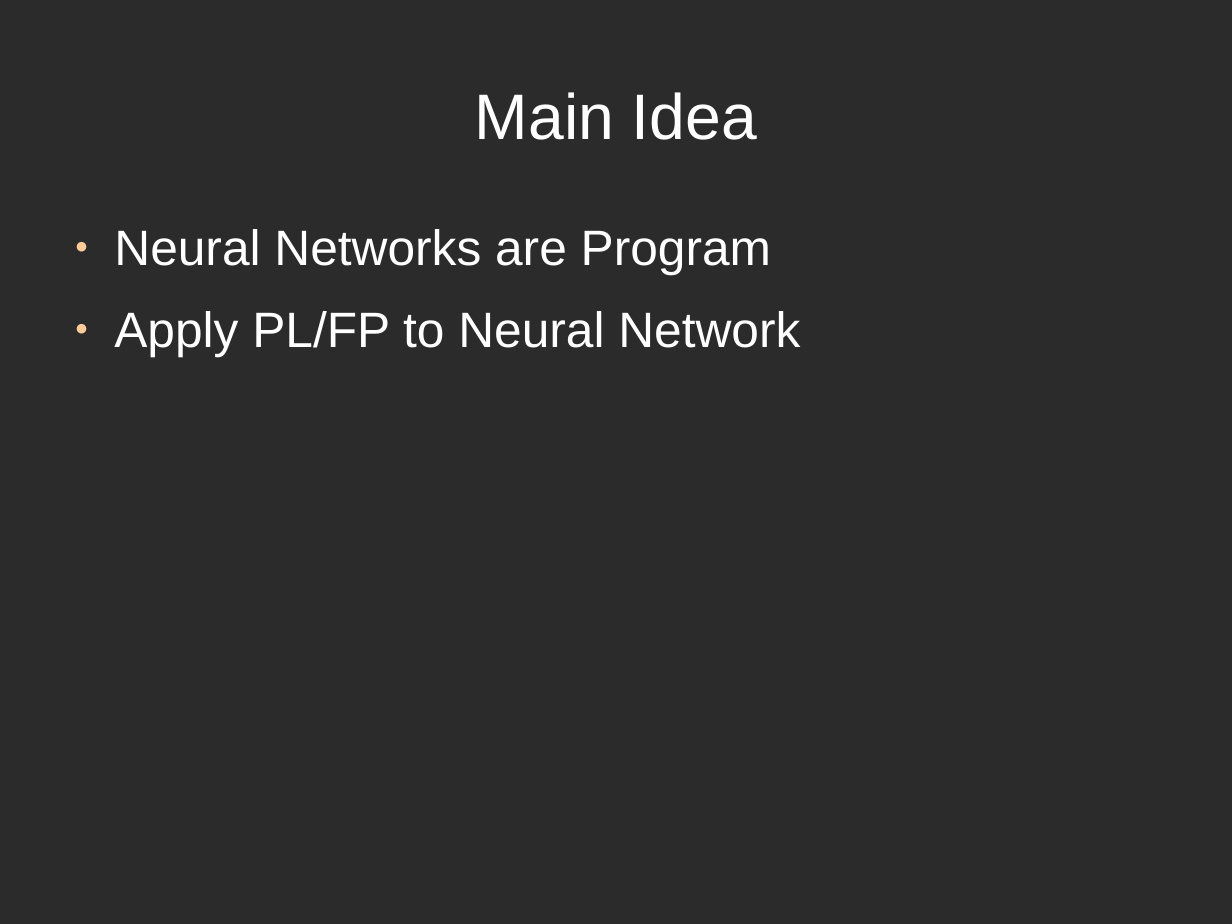
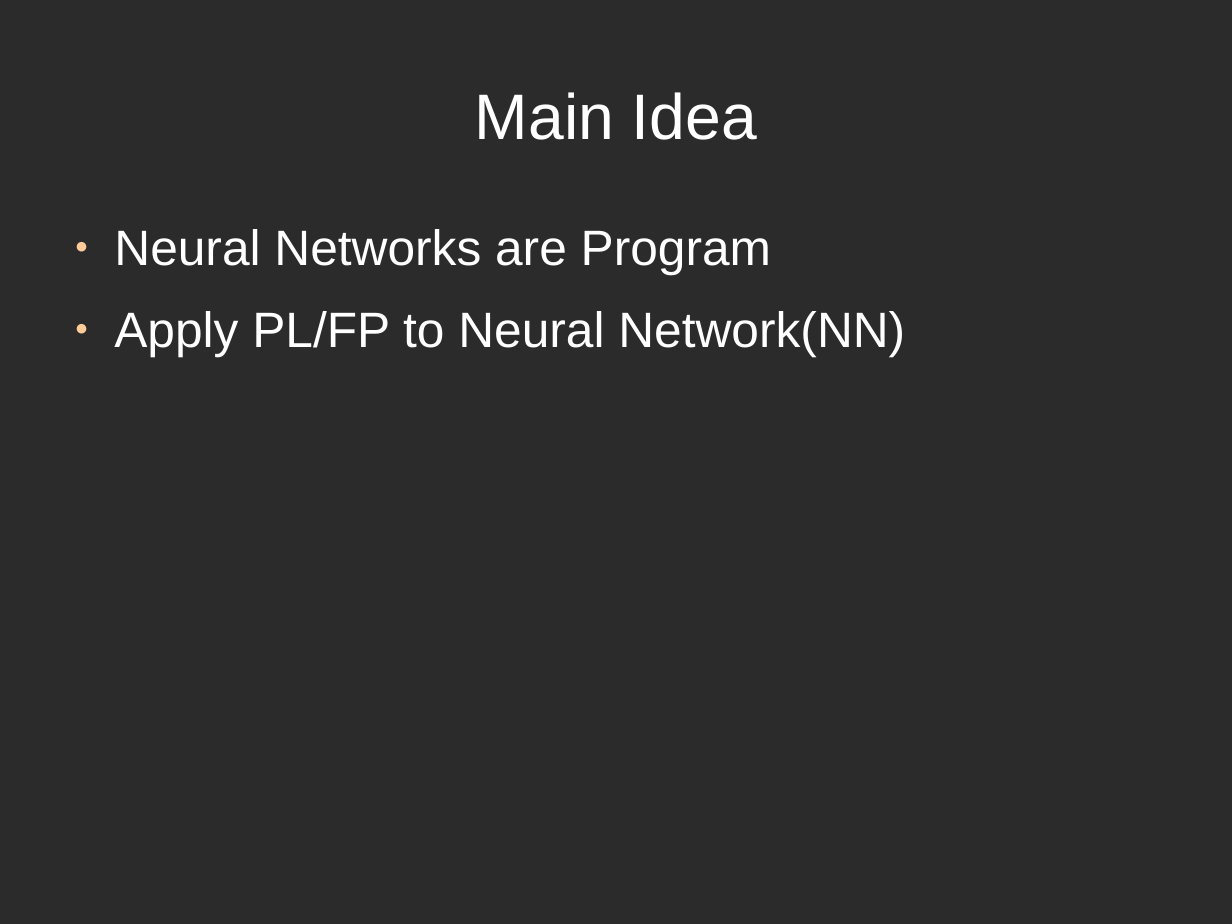
Before and after one commit to ThoughtWorksInc/DeepDarkFantasy, a slide deck: slide 2 of Talk.odp. Drawn at 1232x924 pixels with LibreOffice and Linux fonts; fonts in the diff are those of the drawing; background and template pictures are left out; a plain dark background stands for a picture behind light text. Boxes give left, top, right and bottom in pixels: in the first picture for what was removed or moved away, otherwise in the second. Text is boxed around its words. In the diff, an @@ line names an element or a change of style, - is before the commit and + after.

```diff
--- a/Talk.odp
+++ b/Talk.odp
@@ text at (x1=114, y1=311, x2=905, y2=357): text changed @@
-● Apply PL/FP to Neural Network
+● Apply PL/FP to Neural Network(NN)
```
Also in this commit, not shown: 16 other slides changed, 6 slides added, 1 slide removed.
